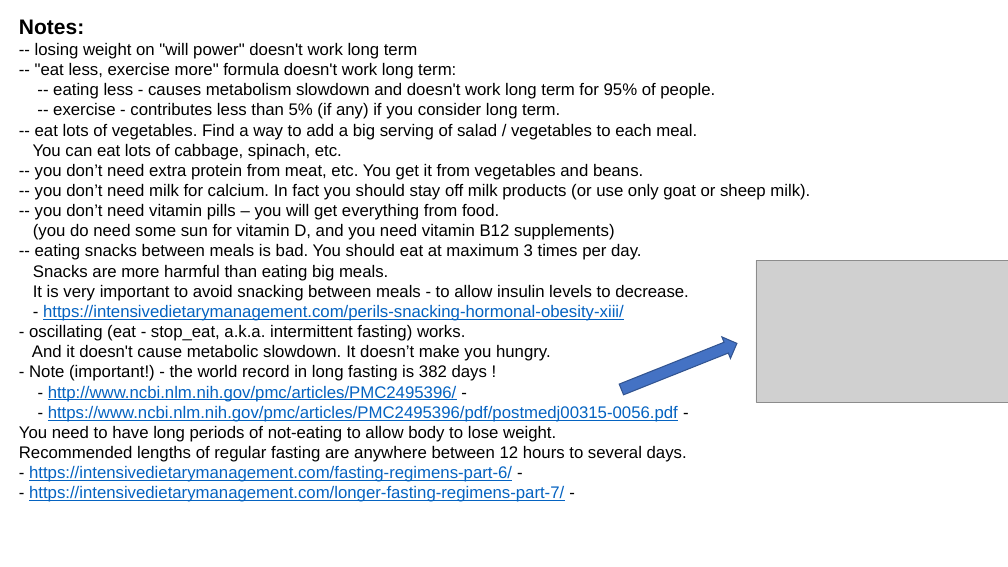
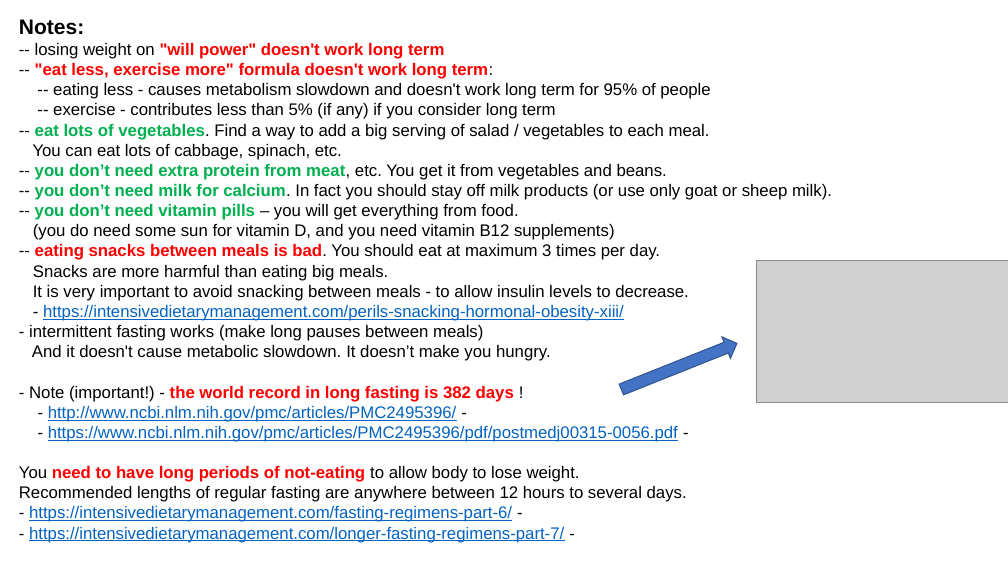
Before and after one commit to lselector/misc, a slide deck: slide 9 of _Life_Lose_Weight.pptx (slide 5 before the commit). Drawn at 1008x567 pixels with LibreOffice and Linux fonts; fonts in the diff are those of the drawing; grey boxes stand for pictures. Boxes give left, top, right and bottom in pixels: in the first picture for what was removed or moved away, otherwise in the second. Text is boxed around its words. In the diff, an @@ line names an element or a change of style, - is before the commit and + after.

```diff
--- a/_Life_Lose_Weight.pptx
+++ b/_Life_Lose_Weight.pptx
@@ text at box(19, 19, 832, 240): text colour #000000 to #FF0000 in ""will power" doesn't work long term"; bold on in ""will power" doesn't work long term", "you don’t need milk for calcium.", "you don’t need vitamin pills"; text colour #000000 to #00B050 in "you don’t need milk for calcium.", "you don’t need vitamin pills" @@
@@ text at box(33, 63, 710, 180): text changed @@
--- "eat less, exercise more" formula doesn't work long term:
--- eating less - causes metabolism slowdown and doesn't work long term for 95% of people.
--- exercise - contributes less than 5% (if any) if you consider long term.
--- eat lots of vegetables. Find a way to add a big serving of salad / vegetables to each meal.
-You can eat lots of cabbage, spinach, etc.
--- you don’t need extra protein from meat, etc. You get it from vegetables and beans.
+-- "eat less, exercise more" formula doesn't work long term:
+-- eating less - causes metabolism slowdown and doesn't work long term for 95% of people
+-- exercise - contributes less than 5% (if any) if you consider long term
+-- eat lots of vegetables. Find a way to add a big serving of salad / vegetables to each meal.
+You can eat lots of cabbage, spinach, etc.
+-- you don’t need extra protein from meat, etc. You get it from vegetables and beans.
@@ text at box(19, 244, 689, 543): text changed @@
--- eating snacks between meals is bad. You should eat at maximum 3 times per day.
-Snacks are more harmful than eating big meals.
-It is very important to avoid snacking between meals - to allow insulin levels to decrease.
-- https://intensivedietarymanagement.com/perils-snacking-hormonal-obesity-xiii/
-- oscillating (eat - stop_eat, a.k.a. intermittent fasting) works.
-And it doesn't cause metabolic slowdown. It doesn’t make you hungry.
-- Note (important!) - the world record in long fasting is 382 days !
-- http://www.ncbi.nlm.nih.gov/pmc/articles/PMC2495396/ -
-- https://www.ncbi.nlm.nih.gov/pmc/articles/PMC2495396/pdf/postmedj00315-0056.pdf -
-You need to have long periods of not-eating to allow body to lose weight.
-Recommended lengths of regular fasting are anywhere between 12 hours to several days.
-- https://intensivedietarymanagement.com/fasting-regimens-part-6/ -
-- https://intensivedietarymanagement.com/longer-fasting-regimens-part-7/ -
+-- eating snacks between meals is bad. You should eat at maximum 3 times per day.
+Snacks are more harmful than eating big meals.
+It is very important to avoid snacking between meals - to allow insulin levels to decrease.
+- https://intensivedietarymanagement.com/perils-snacking-hormonal-obesity-xiii/
+- intermittent fasting works (make long pauses between meals)
+And it doesn't cause metabolic slowdown. It doesn’t make you hungry.
+- Note (important!) - the world record in long fasting is 382 days !
+- http://www.ncbi.nlm.nih.gov/pmc/articles/PMC2495396/ -
+- https://www.ncbi.nlm.nih.gov/pmc/articles/PMC2495396/pdf/postmedj00315-0056.pdf -
+You need to have long periods of not-eating to allow body to lose weight.
+Recommended lengths of regular fasting are anywhere between 12 hours to several days.
+- https://intensivedietarymanagement.com/fasting-regimens-part-6/ -
+- https://intensivedietarymanagement.com/longer-fasting-regimens-part-7/ -
```
Also in this commit, not shown: 11 other slides changed, 5 slides added, 1 slide removed.
